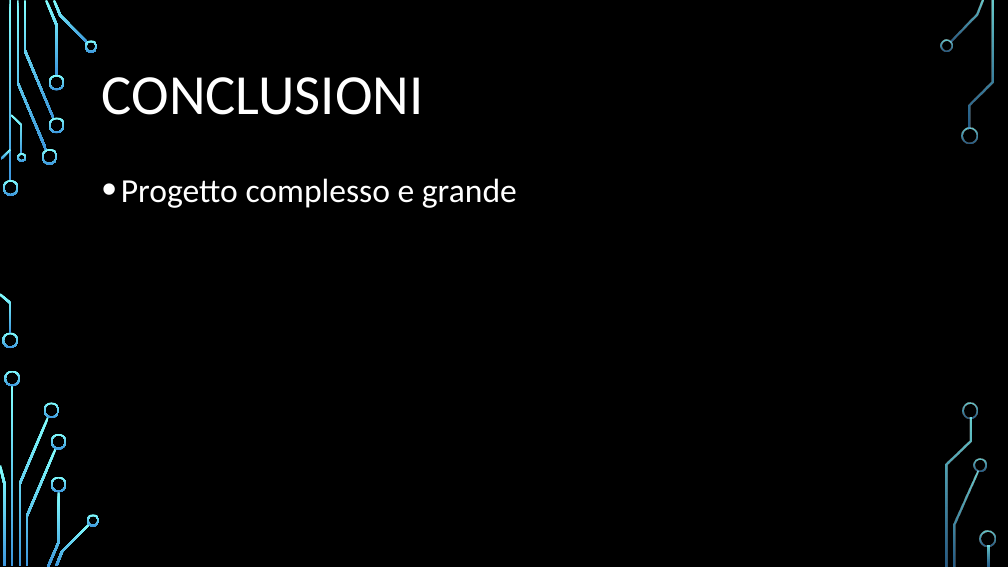
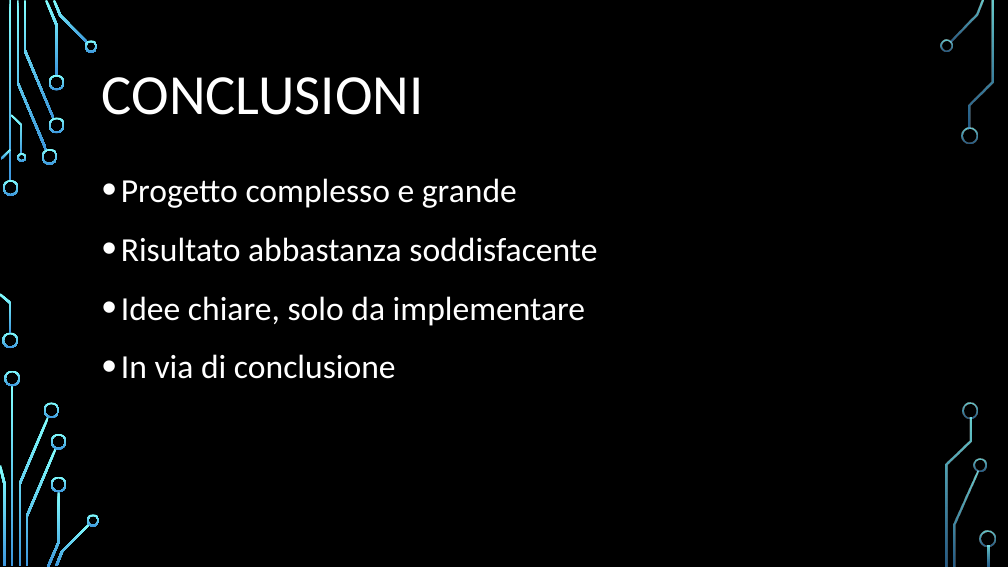
Before and after one commit to LuMug/ProPlan, a slide deck: slide 9 of Vari/ProPlanPresentazione.pptx. Drawn at 1008x567 pixels with LibreOffice and Linux fonts; fonts in the diff are those of the drawing; background and template pictures are left out. Boxes give left, top, right and bottom in pixels: in the first picture for what was removed or moved away, otherwise in the second. Text is boxed around its words. In the diff, an @@ line names an element or a change of style, - is before the commit and + after.

```diff
--- a/Vari/ProPlanPresentazione.pptx
+++ b/Vari/ProPlanPresentazione.pptx
@@ text at (x1=121, y1=237, x2=597, y2=379): paragraphs added @@
+• Risultato abbastanza soddisfacente
+• Idee chiare, solo da implementare
+• In via di conclusione
```
Also in this commit, not shown: 3 other slides changed, 2 slides added, 2 other files.
